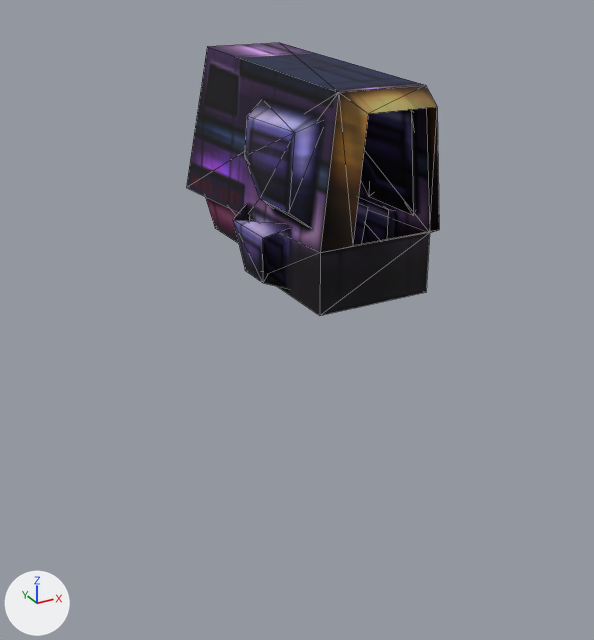
The OBJ model Assets/Art/Nova1492/GXConverted/Models/UnitParts/ArmWeapons/datan_common__02_LArm_d6989778.obj as it was, and as the next commit left it.
Before and after are seen from a 50 mm lens placed at (-1.51, -3.93, 1.59), pointed at (0.2, -0.83, 0.04). Arrows for +X, +Y and +Z are at lower left; the lights stay in place. The older version comes first. Mesh edges are drawn as thin lines. Where no turn or scale is listed for an object, it has been applied to the vertices.

In view in the first picture: 'datan_common__02_LArm_d6989778'.
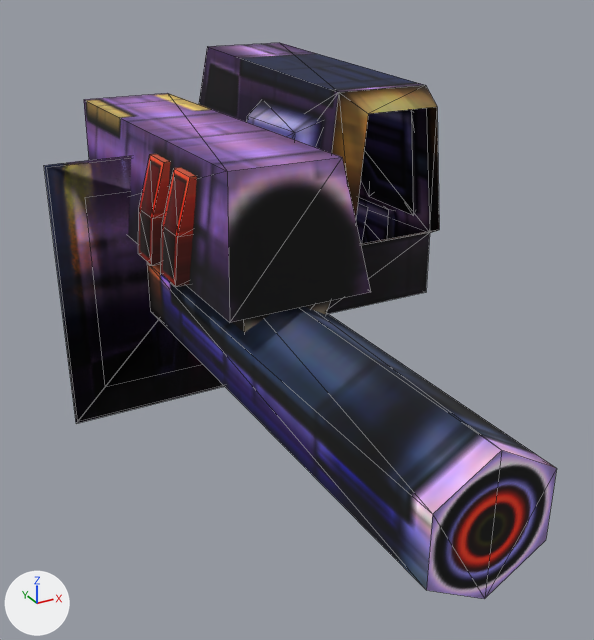
What differs and where, as boxes (x1, y1, x2, y2) in the pictures (594 x 640 px):
'datan_common__02_LArm_d6989778_mesh04', added
    after: (147, 262, 557, 599)
'datan_common__02_LArm_d6989778_mesh02', added
    after: (84, 93, 371, 332)
'datan_common__02_LArm_d6989778_mesh07', added
    after: (44, 156, 224, 423)
'datan_common__02_LArm_d6989778_mesh08', added
    after: (47, 159, 223, 421)
'datan_common__02_LArm_d6989778_mesh03', added (red)
    after: (138, 154, 197, 287)
'datan_common__02_LArm_d6989778_mesh06', added
    after: (85, 192, 197, 387)

Edits to the bpy script that builds the scene:
```text
Add me_datan_common__02_larm_d6989778_mesh08:
    me_datan_common__02_larm_d6989778_mesh08.from_pydata(...)  # 4 vertices, 2 faces; spans x -0.689..0.689, y 0.0, z -0.689..0.689
    me_datan_common__02_larm_d6989778_mesh08.materials.append(mat_datan_common__02_larm_d6989778)  # picture img_datan_common__02_larm_d6989778_tga
Add me_datan_common__02_larm_d6989778_mesh07:
    me_datan_common__02_larm_d6989778_mesh07.from_pydata(...)  # 4 vertices, 2 faces; spans x -0.699..0.699, y 0.0, z -0.699..0.699
    me_datan_common__02_larm_d6989778_mesh07.materials.append(mat_datan_common__02_larm_d6989778)  # picture img_datan_common__02_larm_d6989778_tga
Add me_datan_common__02_larm_d6989778_mesh06:
    me_datan_common__02_larm_d6989778_mesh06.from_pydata(...)  # 4 vertices, 2 faces; spans x -0.523..0.523, y 0.0, z -0.523..0.523
    me_datan_common__02_larm_d6989778_mesh06.materials.append(mat_datan_common__02_larm_d6989778)  # picture img_datan_common__02_larm_d6989778_tga
Add me_datan_common__02_larm_d6989778_mesh04:
    me_datan_common__02_larm_d6989778_mesh04.from_pydata(...)  # a 6-sided cylinder along y spanning x -0.24..0.24, y -2.43..0.0, z -0.28..0.28
    me_datan_common__02_larm_d6989778_mesh04.materials.append(mat_datan_common__02_larm_d6989778)  # picture img_datan_common__02_larm_d6989778_tga
Add me_datan_common__02_larm_d6989778_mesh03:
    me_datan_common__02_larm_d6989778_mesh03.from_pydata(...)  # 24 vertices, 36 faces; spans x -0.385..0.385, y -0.821..-0.333, z 0.31..0.771
    me_datan_common__02_larm_d6989778_mesh03.materials.append(mat_datan_common__02_larm_d6989778)  # picture img_datan_common__02_larm_d6989778_tga
Add me_datan_common__02_larm_d6989778_mesh02:
    me_datan_common__02_larm_d6989778_mesh02.from_pydata(...)  # 24 vertices, 28 faces; spans x -0.39..0.39, y -1.24..0.87, z -0.22..0.85
    me_datan_common__02_larm_d6989778_mesh02.materials.append(mat_datan_common__02_larm_d6989778)  # picture img_datan_common__02_larm_d6989778_tga
Add ob_datan_common__02_larm_d6989778_mesh08:
    ob_datan_common__02_larm_d6989778_mesh08 = bpy.data.objects.new('datan_common__02_LArm_d6989778_mesh08', me_datan_common__02_larm_d6989778_mesh08)
    ob_datan_common__02_larm_d6989778_mesh08.location = (0.0, 0.0, 0.0)
Add ob_datan_common__02_larm_d6989778_mesh07:
    ob_datan_common__02_larm_d6989778_mesh07 = bpy.data.objects.new('datan_common__02_LArm_d6989778_mesh07', me_datan_common__02_larm_d6989778_mesh07)
    ob_datan_common__02_larm_d6989778_mesh07.location = (0.0, 0.0, 0.0)
Add ob_datan_common__02_larm_d6989778_mesh06:
    ob_datan_common__02_larm_d6989778_mesh06 = bpy.data.objects.new('datan_common__02_LArm_d6989778_mesh06', me_datan_common__02_larm_d6989778_mesh06)
    ob_datan_common__02_larm_d6989778_mesh06.location = (0.0, 0.0, 0.0)
Add ob_datan_common__02_larm_d6989778_mesh04:
    ob_datan_common__02_larm_d6989778_mesh04 = bpy.data.objects.new('datan_common__02_LArm_d6989778_mesh04', me_datan_common__02_larm_d6989778_mesh04)
    ob_datan_common__02_larm_d6989778_mesh04.location = (0.0, 0.0, 0.0)
Add ob_datan_common__02_larm_d6989778_mesh03:
    ob_datan_common__02_larm_d6989778_mesh03 = bpy.data.objects.new('datan_common__02_LArm_d6989778_mesh03', me_datan_common__02_larm_d6989778_mesh03)
    ob_datan_common__02_larm_d6989778_mesh03.location = (0.0, 0.0, 0.0)
Add ob_datan_common__02_larm_d6989778_mesh02:
    ob_datan_common__02_larm_d6989778_mesh02 = bpy.data.objects.new('datan_common__02_LArm_d6989778_mesh02', me_datan_common__02_larm_d6989778_mesh02)
    ob_datan_common__02_larm_d6989778_mesh02.location = (0.0, 0.0, 0.0)
```
